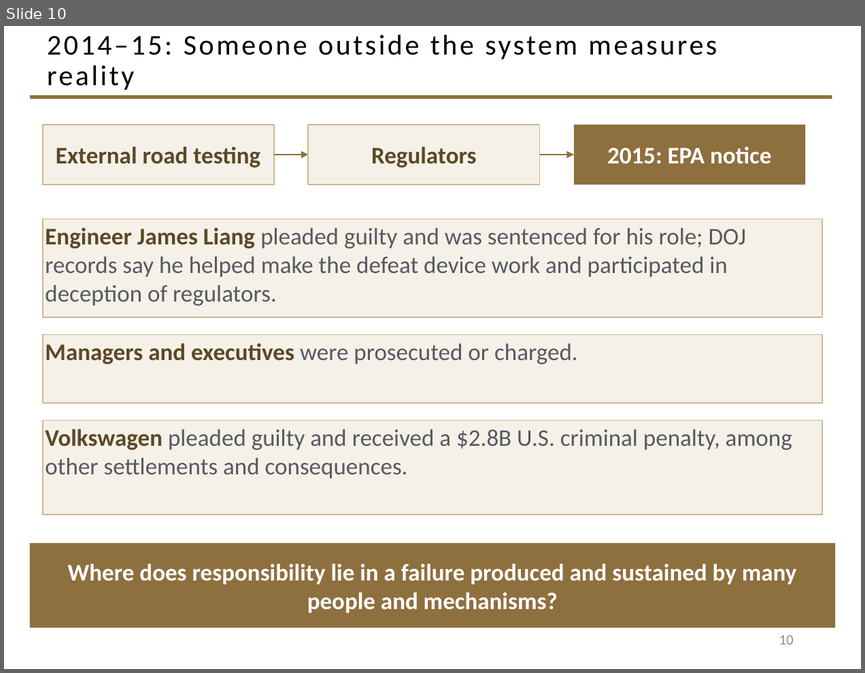
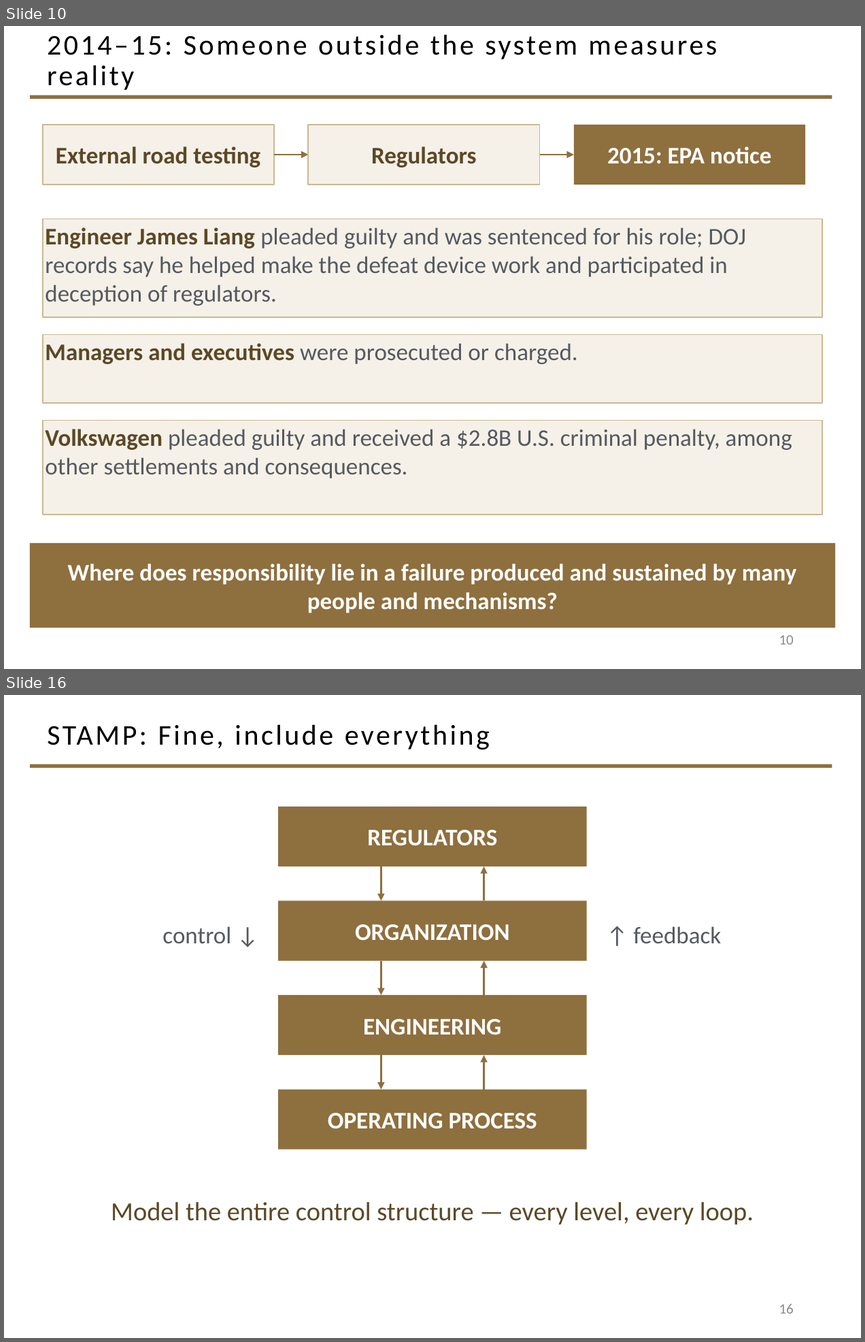
Before and after one commit to davisjam/model-based-agentic-software-engineering, a slide deck: course/lectures/act-2-delegation-and-control/04-failure-aware-engineering/2-4-Failure-Aware-Engineering.pptx. Shown one above the other, each under a label of ours: slide 10 before the commit, slides 10 and 16 after it; the slides between them are not shown. The pictures are 865x673 and 865x1342 pixels, drawn with LibreOffice and Linux fonts; fonts in the diff are those of the drawing; background and template pictures are left out. Boxes give left, top, right and bottom in pixels: in the first picture for what was removed or moved away, otherwise in the second. Text is boxed around its words. In the diff, an @@ line names an element or a change of style, - is before the commit and + after.

Commit message:
deck 2-4: movement 2 — what theory explains it (slides 11-18)

```diff
--- a/course/lectures/act-2-delegation-and-control/04-failure-aware-engineering/2-4-Failure-Aware-Engineering.pptx
+++ b/course/lectures/act-2-delegation-and-control/04-failure-aware-engineering/2-4-Failure-Aware-Engineering.pptx
@@ slide 16 added at (4, 695, 861, 1338), background #FFFFFF; not listed: 1 template element that a slide beside it also shows @@
@@ title added at (47, 724, 490, 750), 24 pt, text #000000 @@
+STAMP: Fine, include everything
@@ rectangle added at (278, 807, 587, 866), fill #8E6F3E, 20 pt, text #FFFFFF, bold @@
+REGULATORS
@@ arrow added from (381, 866) to (381, 900), #8E6F3E 1.5 pt @@
@@ arrow added from (484, 900) to (484, 866), #8E6F3E 1.5 pt @@
@@ rectangle added at (278, 900, 587, 961), fill #8E6F3E, 20 pt, text #FFFFFF, bold @@
+ORGANIZATION
@@ text added at (162, 926, 231, 943), 20 pt, text #555960 @@
+control ↓
@@ text added at (633, 926, 721, 943), 20 pt, text #555960 @@
+↑ feedback
@@ arrow added from (381, 961) to (381, 995), #8E6F3E 1.5 pt @@
@@ arrow added from (484, 995) to (484, 961), #8E6F3E 1.5 pt @@
@@ rectangle added at (278, 995, 587, 1055), fill #8E6F3E, 20 pt, text #FFFFFF, bold @@
+ENGINEERING
@@ arrow added from (381, 1055) to (381, 1089), #8E6F3E 1.5 pt @@
@@ arrow added from (484, 1089) to (484, 1055), #8E6F3E 1.5 pt @@
@@ rectangle added at (278, 1089, 587, 1149), fill #8E6F3E, 20 pt, text #FFFFFF, bold @@
+OPERATING PROCESS
@@ text added at (111, 1202, 753, 1225), 22 pt, text #5C4826 @@
+Model the entire control structure — every level, every loop.
@@ page number added at (779, 1304, 793, 1313), 12 pt, text #8C8C8C @@
+16
```
Also in this commit, not shown: 7 other slides added.
